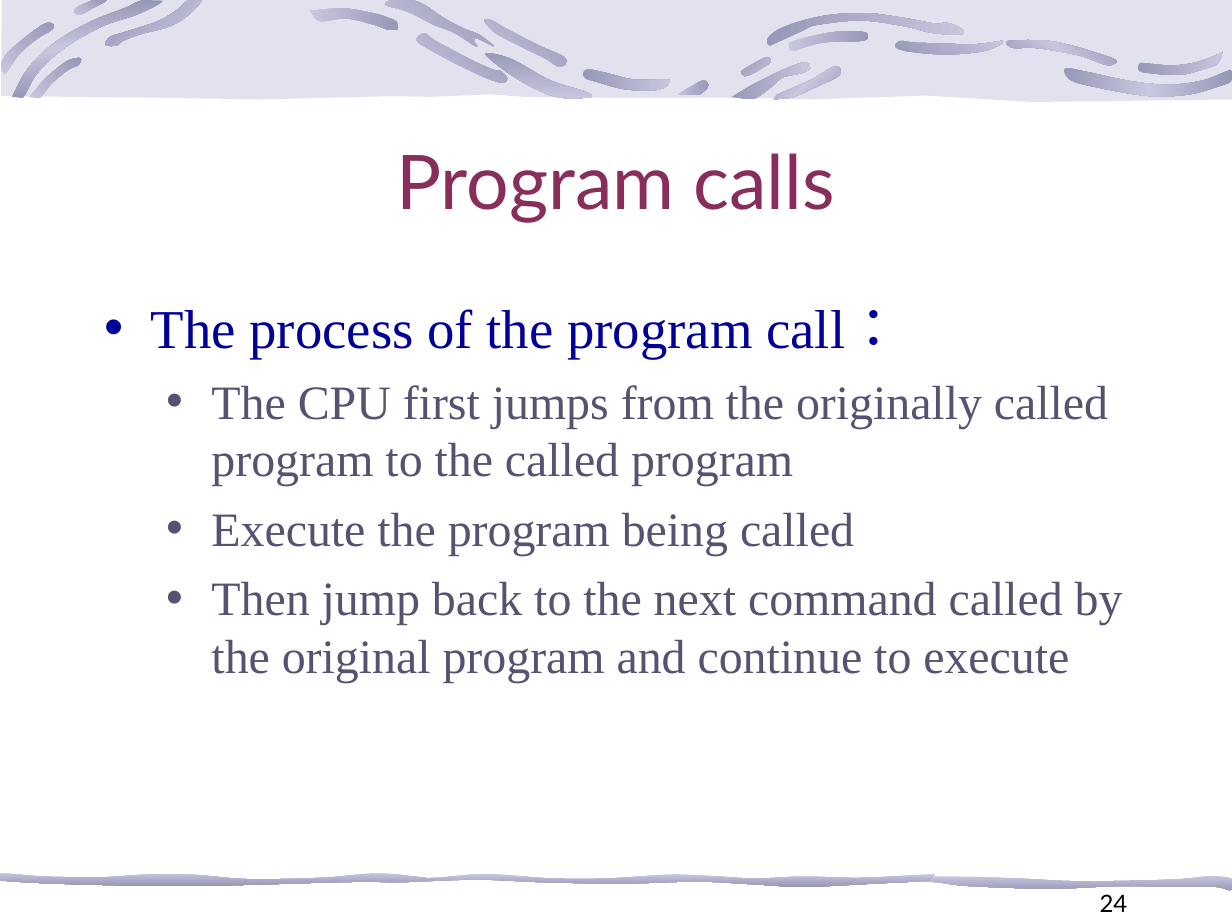
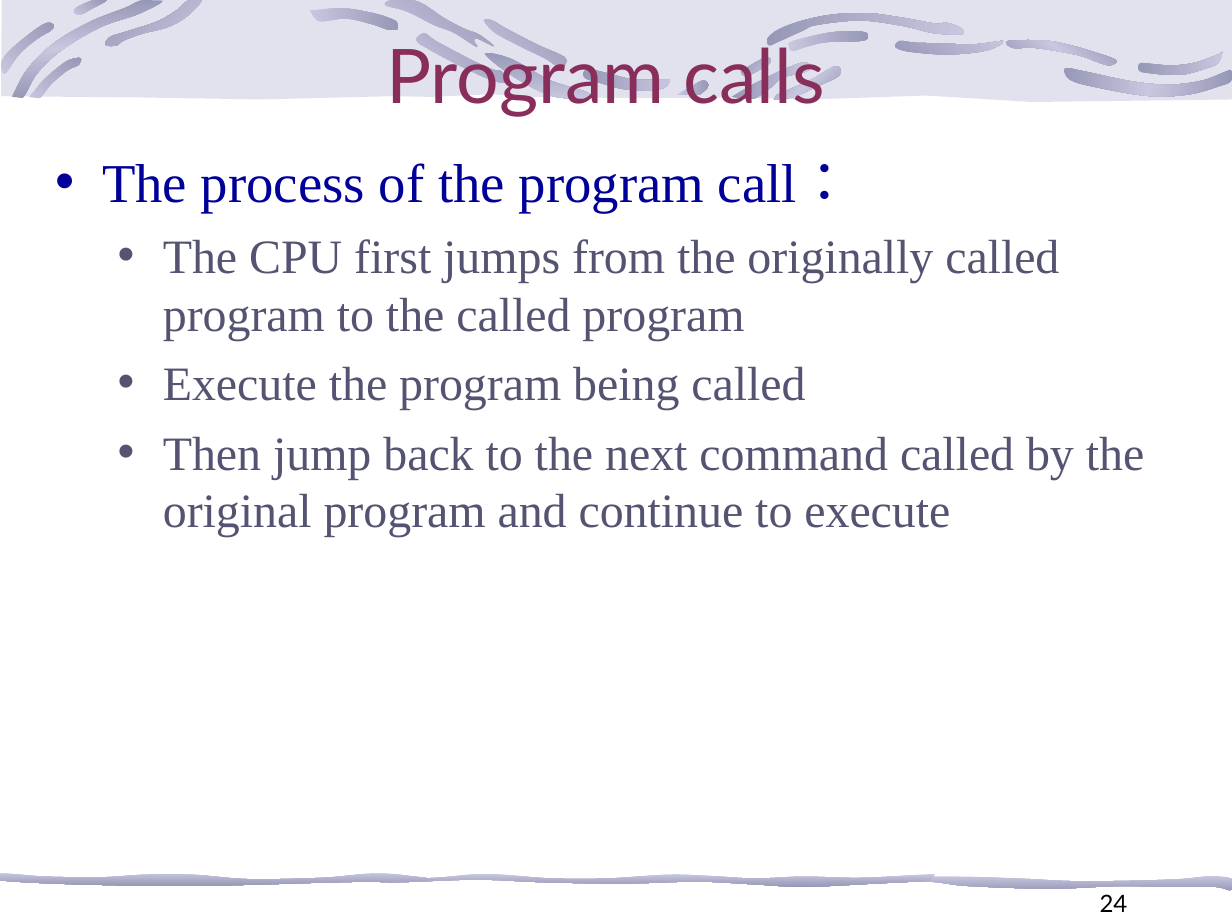
Before and after one commit to kevincdj3269-hash/Operating_System-, a slide deck: slide 24 of Course PPT/CH 1/Chapter 1 Introduction to Operating Systems.pptx.ppt. Drawn at 1232x924 pixels with LibreOffice and Linux fonts; fonts in the diff are those of the drawing; background and template pictures are left out. Boxes give left, top, right and bottom in pixels: in the first picture for what was removed or moved away, otherwise in the second. Text is boxed around its words. In the diff, an @@ line names an element or a change of style, - is before the commit and + after.

```diff
--- a/Course PPT/CH 1/Chapter 1 Introduction to Operating Systems.pptx.ppt
+++ b/Course PPT/CH 1/Chapter 1 Introduction to Operating Systems.pptx.ppt
@@ title "Program calls" rewrapped from <box>396,153,835,222</box> to <box>386,39,825,117</box> @@
@@ text "The process of the program ..." rewrapped from <box>151,309,1123,683</box> to <box>102,163,1144,537</box> @@
```
Also in this commit, not shown: 17 other slides changed.
